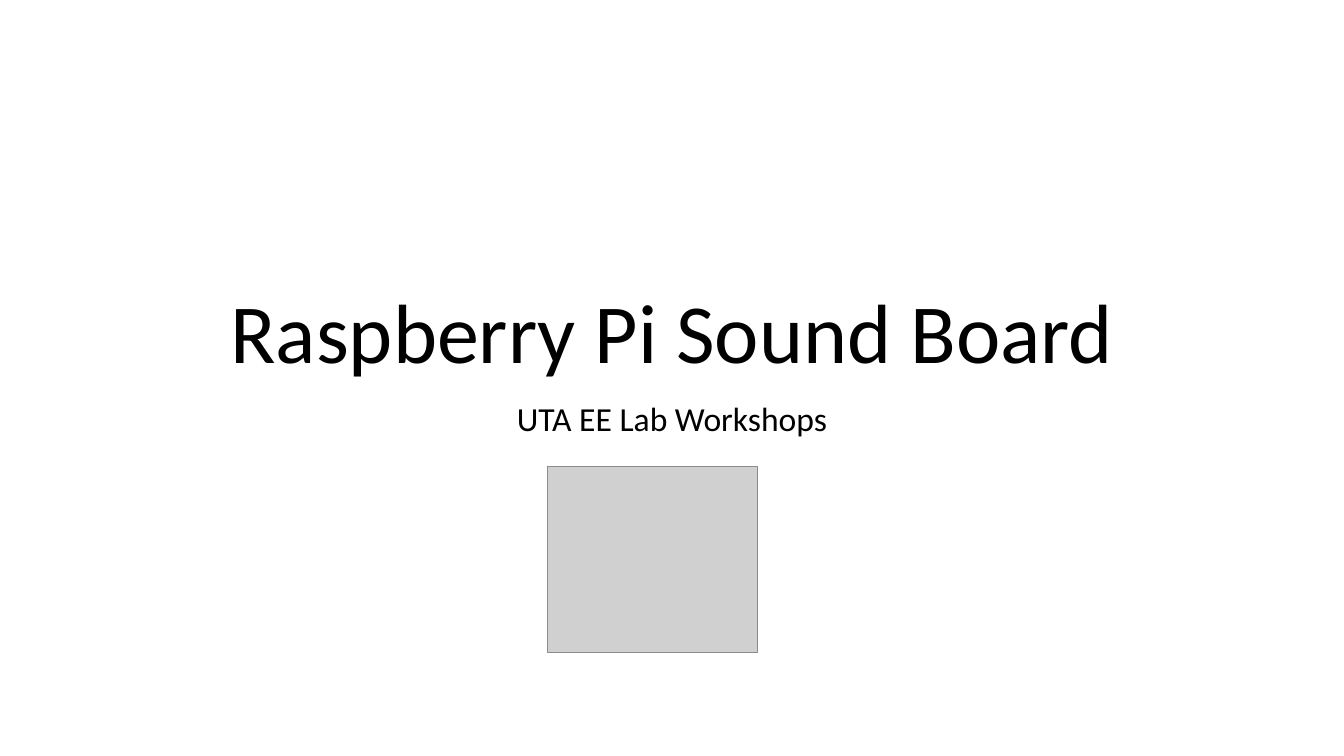
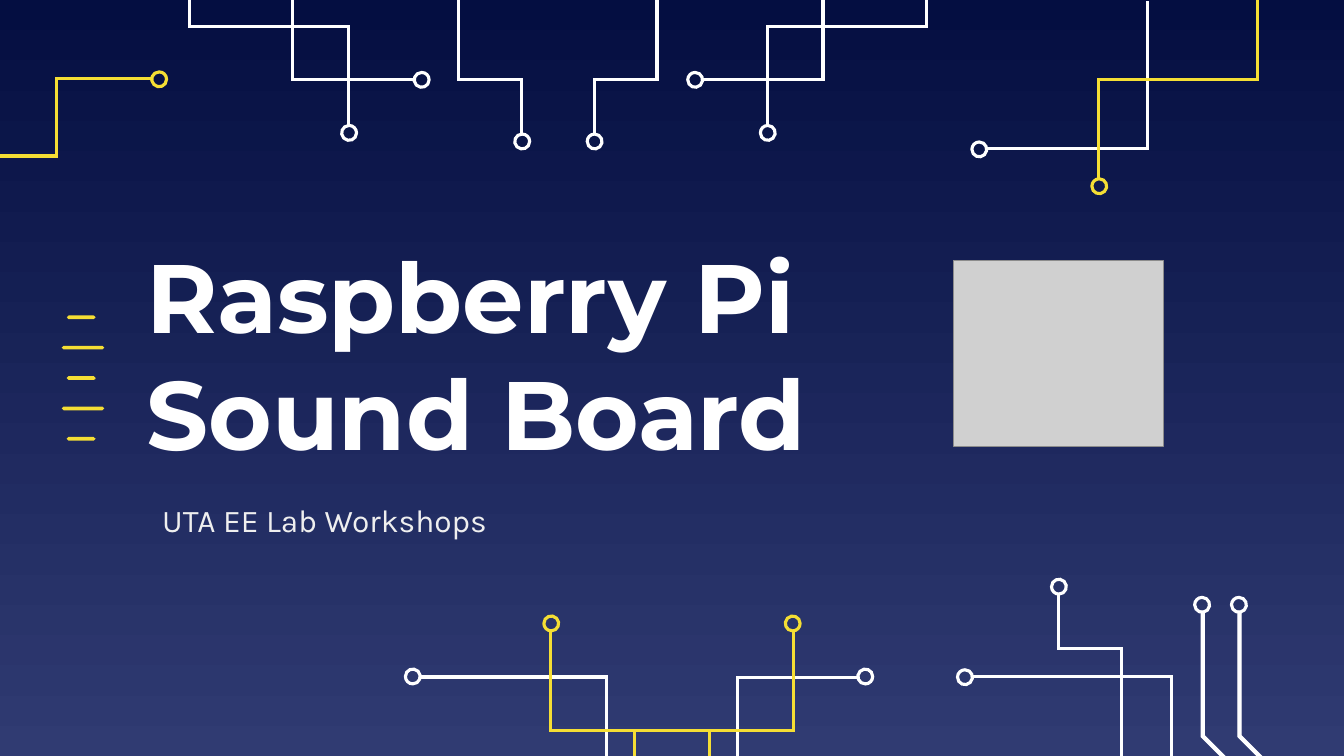
Before and after one commit to EELabMan/Raspberry-Pi-Sound-Board, a slide deck: slide 1 of Raspberry Pi Sound Board.pptx. Drawn at 1344x756 pixels with LibreOffice and Linux fonts; fonts in the diff are those of the drawing; grey boxes stand for pictures. Boxes give left, top, right and bottom in pixels: in the first picture for what was removed or moved away, otherwise in the second. Text is boxed around its words. In the diff, an @@ line names an element or a change of style, - is before the commit and + after.

```diff
--- a/Raspberry Pi Sound Board.pptx
+++ b/Raspberry Pi Sound Board.pptx
@@ background #FFFFFF to gradient #040E41 to #303B72 @@
@@ freeform shape added at <box>190,0,349,126</box>, outline #FFFFFF 2.25 pt @@
@@ freeform shape added at <box>292,0,414,80</box>, outline #FFFFFF 2.25 pt @@
@@ freeform shape added at <box>459,0,521,134</box>, outline #FFFFFF 2.25 pt @@
@@ freeform shape added at <box>594,0,656,134</box>, outline #FFFFFF 2.25 pt @@
@@ freeform shape added at <box>703,0,823,80</box>, outline #FFFFFF 2.25 pt @@
@@ freeform shape added at <box>767,0,927,126</box>, outline #FFFFFF 2.25 pt @@
@@ freeform shape added at <box>986,1,1147,149</box>, outline #FFFFFF 2.25 pt @@
@@ freeform shape added at <box>1099,0,1258,179</box>, outline #F5DE34 2.25 pt @@
@@ freeform shape added at <box>0,79,152,156</box>, outline #F5DE34 2.25 pt @@
@@ freeform shape added at <box>149,72,166,89</box>, outline #F5DE34 2.25 pt @@
@@ freeform shape added at <box>411,73,429,90</box>, outline #FFFFFF 2.25 pt @@
@@ freeform shape added at <box>688,73,705,90</box>, outline #FFFFFF 2.25 pt @@
@@ freeform shape added at <box>339,125,356,142</box>, outline #FFFFFF 2.25 pt @@
@@ freeform shape added at <box>512,134,529,151</box>, outline #FFFFFF 2.25 pt @@
@@ freeform shape added at <box>588,134,605,151</box>, outline #FFFFFF 2.25 pt @@
@@ freeform shape added at <box>760,125,777,142</box>, outline #FFFFFF 2.25 pt @@
@@ freeform shape added at <box>972,142,989,159</box>, outline #FFFFFF 2.25 pt @@
@@ freeform shape added at <box>1092,178,1109,196</box>, outline #F5DE34 2.25 pt @@
@@ title "Raspberry Pi Sound Board": place and size @@
-title "Raspberry Pi Sound Board" at <box>230,304,1112,377</box>
+title "Raspberry Pi Sound Board" at <box>147,256,806,451</box>
@@ title "Raspberry Pi Sound Board" at <box>147,256,806,451</box>: size 60 to 69.3 pt, font Calibri to Montserrat, text colour #000000 to #FFFFFF, bold on; alignment centre to left; line spacing 0.9 to 1; vertical alignment bottom to middle @@
@@ picture: place and size @@
-picture at <box>548,467,758,652</box>
+picture at <box>954,260,1164,446</box>
@@ group added at <box>62,315,104,441</box>: 5 freeform shapes @@
@@ subtitle "UTA EE Lab Workshops": place and size @@
-subtitle "UTA EE Lab Workshops" at <box>517,407,827,437</box>
+subtitle "UTA EE Lab Workshops" at <box>162,510,487,539</box>
@@ subtitle "UTA EE Lab Workshops" at <box>162,510,487,539</box>: size 24 to 22.7 pt, font Calibri to Karla, text colour #000000 to #EFEFEF; alignment centre to left; indent changed; line spacing 0.9 to 1; less space between paragraphs; vertical alignment top to middle @@
@@ freeform shape added at <box>1052,577,1069,594</box>, outline #FFFFFF 2.25 pt @@
@@ freeform shape added at <box>1059,595,1121,756</box>, outline #FFFFFF 2.25 pt @@
@@ group added at <box>1195,598,1301,756</box>: 4 freeform shapes @@
@@ group added at <box>405,614,873,756</box>: 8 freeform shapes @@
@@ freeform shape added at <box>958,669,975,687</box>, outline #FFFFFF 2.25 pt @@
@@ freeform shape added at <box>973,677,1344,756</box>, outline #FFFFFF 2.25 pt @@
```
Also in this commit, not shown: 7 other slides changed, 3 slides added, 1 slide removed, 1 other file.
